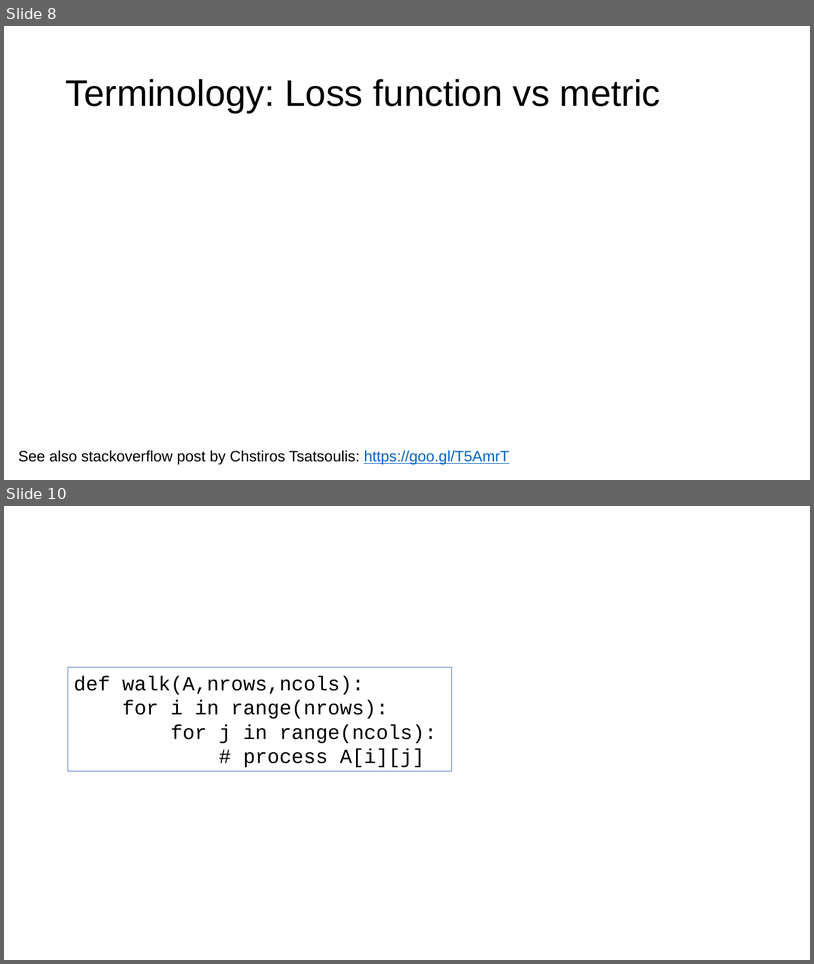
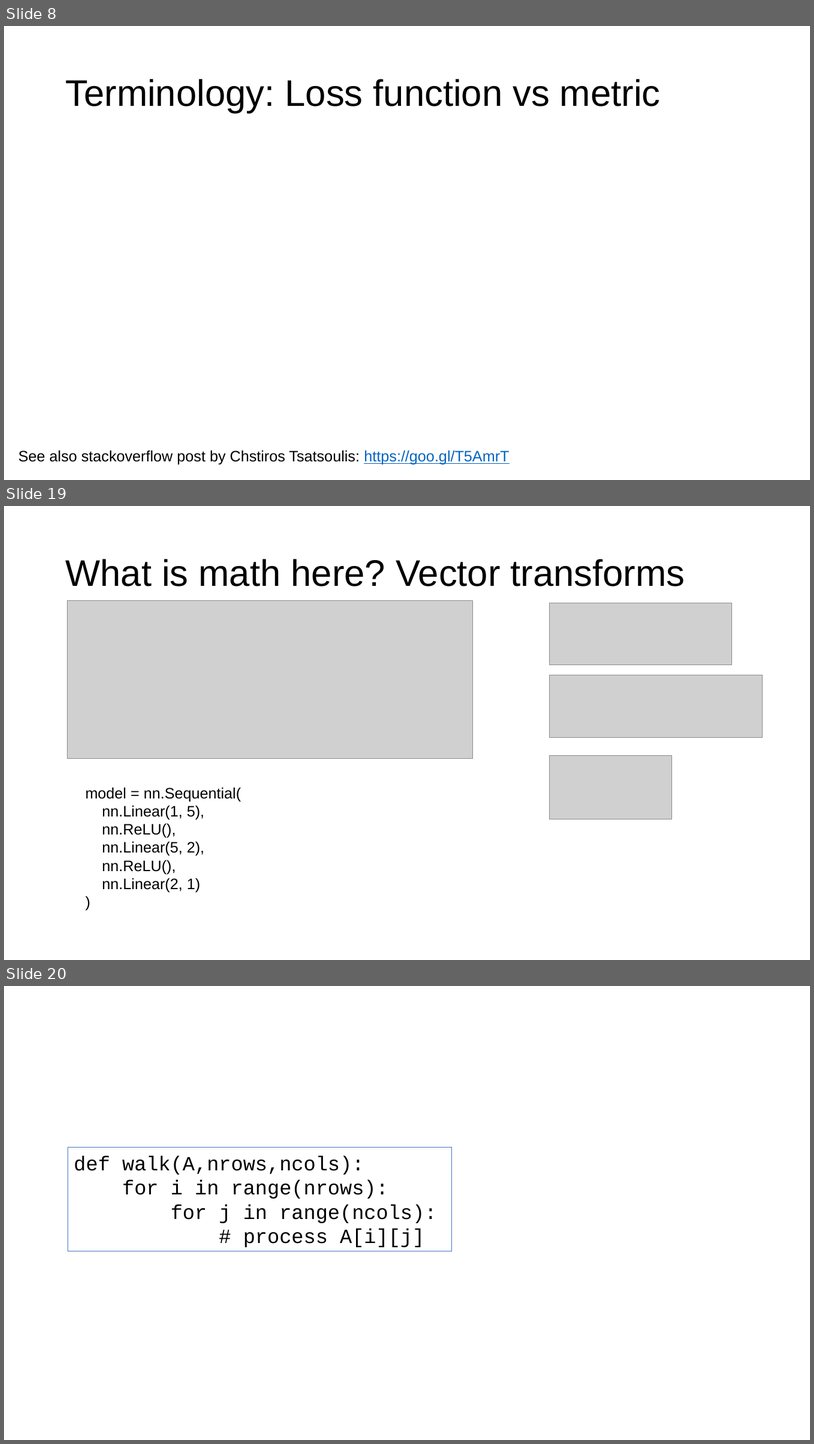
Before and after one commit to parrt/fundamentals-of-deep-learning, a slide deck: lectures/intro.pptx. Shown one above the other, each under a label of ours: slides 8 and 10 before the commit, slides 8, 19 and 20 after it; the slides between them are not shown. The pictures are 814x964 and 814x1444 pixels, drawn with LibreOffice and Linux fonts; fonts in the diff are those of the drawing; grey boxes stand for pictures; background and template pictures are left out. Boxes give left, top, right and bottom in pixels: in the first picture for what was removed or moved away, otherwise in the second. Text is boxed around its words. In the diff, an @@ line names an element or a change of style, - is before the commit and + after.

```diff
--- a/lectures/intro.pptx
+++ b/lectures/intro.pptx
@@ slide 19 added at (x1=4, y1=506, x2=810, y2=960), background #FFFFFF @@
@@ title added at (x1=65, y1=559, x2=686, y2=586), 44 pt, text #000000 @@
+What is math here? Vector transforms
@@ picture added at (x1=68, y1=600, x2=473, y2=758) @@
@@ picture added at (x1=550, y1=603, x2=733, y2=665) @@
@@ picture added at (x1=550, y1=675, x2=763, y2=738) @@
@@ picture added at (x1=550, y1=755, x2=672, y2=819) @@
@@ text added at (x1=86, y1=787, x2=241, y2=892), 18 pt, text #000000 @@
+model = nn.Sequential(
+nn.Linear(1, 5),
+nn.ReLU(),
+nn.Linear(5, 2),
+nn.ReLU(),
+nn.Linear(2, 1)
+)
@@ what was slide 10 is now slide 20 @@
```
Also in this commit, not shown: 3 slides changed, 9 other slides added, 5 other files.
